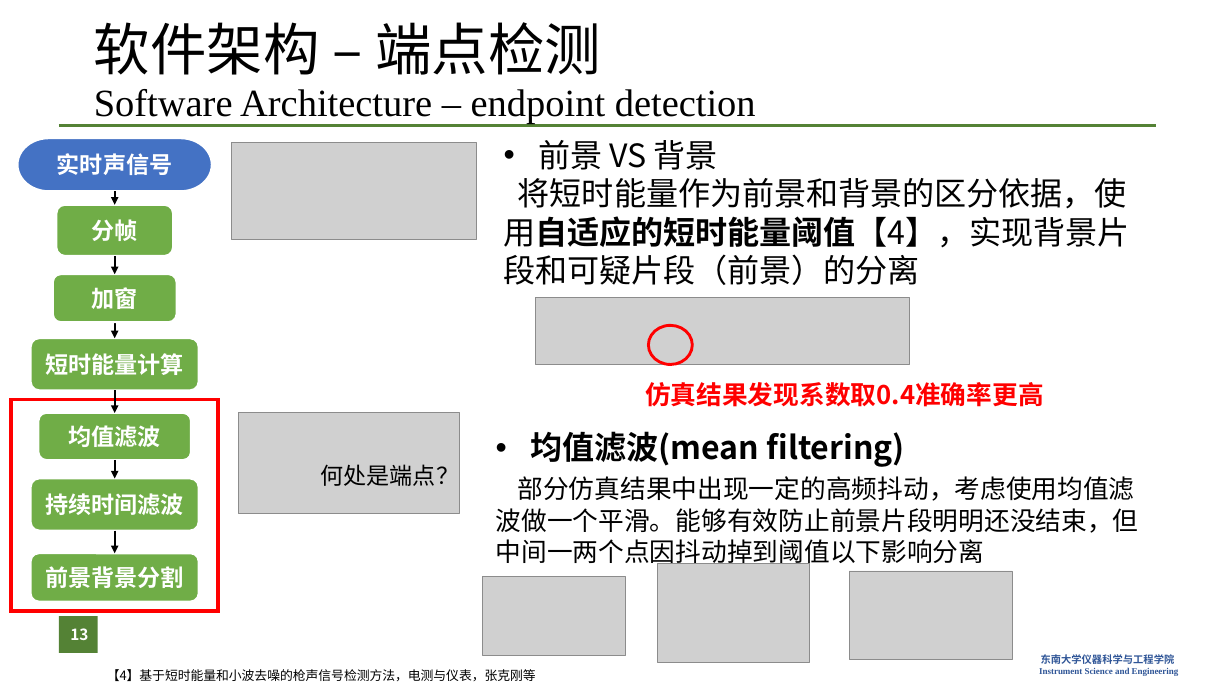
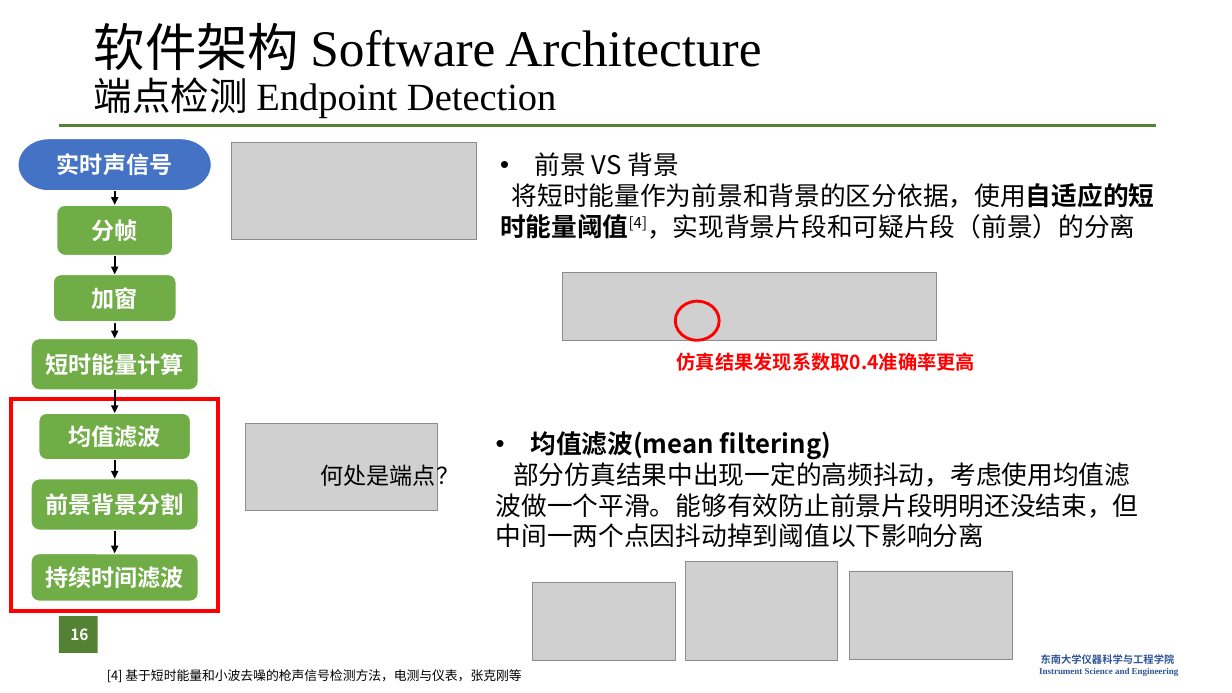
Before and after one commit to zzFon/Gun-Shot-Detection-and-Positioning_Matlab, a slide deck: slide 16 of Presentation.pptx (slide 13 before the commit). Drawn at 1232x693 pixels with LibreOffice and Linux fonts; fonts in the diff are those of the drawing; grey boxes stand for pictures; background and template pictures are left out. Boxes give left, top, right and bottom in pixels: in the first picture for what was removed or moved away, otherwise in the second. Text is boxed around its words. In the diff, an @@ line names an element or a change of style, - is before the commit and + after.

```diff
--- a/Presentation.pptx
+++ b/Presentation.pptx
@@ title at [94,23,761,119]: text changed; size 30 to 40 pt @@
-软件架构 – 端点检测
-Software Architecture – endpoint detection
+软件架构 Software Architecture
+端点检测 Endpoint Detection
@@ text "前景 VS 背景": place and size @@
-text "前景 VS 背景" at [504,140,1130,285]
+text "前景 VS 背景" at [500,152,1155,239]
@@ text at [535,152,679,176]: size 25 to 20 pt in "前景 VS 背景" @@
@@ text at [500,183,1155,239]: text changed; size 25 to 20 pt @@
-将短时能量作为前景和背景的区分依据，使用自适应的短时能量阈值【4】，实现背景片段和可疑片段（前景）的分离
+将短时能量作为前景和背景的区分依据，使用自适应的短时能量阈值[4]，实现背景片段和可疑片段（前景）的分离
@@ picture: place and size @@
-picture at [536,298,909,365]
+picture at [563,273,936,340]
@@ ellipse: place and size @@
-ellipse at [649,325,692,364]
+ellipse at [676,301,719,340]
@@ text "仿真结果发现系数取0.4准确率更高": place and size @@
-text "仿真结果发现系数取0.4准确率更高" at [645,382,1044,407]
+text "仿真结果发现系数取0.4准确率更高" at [677,352,975,371]
@@ text "仿真结果发现系数取0.4准确率更高" at [677,352,975,371]: size 20 to 15 pt @@
@@ picture: place and size @@
-picture at [238,413,460,514]
+picture at [246,423,438,510]
@@ text at [530,431,831,460]: size 25 to 20 pt in "均值滤波(mean filtering)" @@
@@ rounded rectangle "前景背景分割": place and size @@
-rounded rectangle "前景背景分割" at [30,554,199,602]
+rounded rectangle "前景背景分割" at [30,479,199,531]
@@ rounded rectangle "持续时间滤波": place and size @@
-rounded rectangle "持续时间滤波" at [30,479,199,531]
+rounded rectangle "持续时间滤波" at [30,554,199,602]
@@ picture: place and size @@
-picture at [658,563,810,662]
+picture at [686,562,837,661]
@@ picture: place and size @@
-picture at [482,577,626,655]
+picture at [532,582,676,661]
@@ page number at [70,628,88,640]: text changed @@
-13
+16
@@ text at [107,669,521,683]: text changed @@
-【4】基于短时能量和小波去噪的枪声信号检测方法，电测与仪表，张克刚等
+[4] 基于短时能量和小波去噪的枪声信号检测方法，电测与仪表，张克刚等
```
Also in this commit, not shown: 23 other slides changed, 8 slides added, 54 other files.
